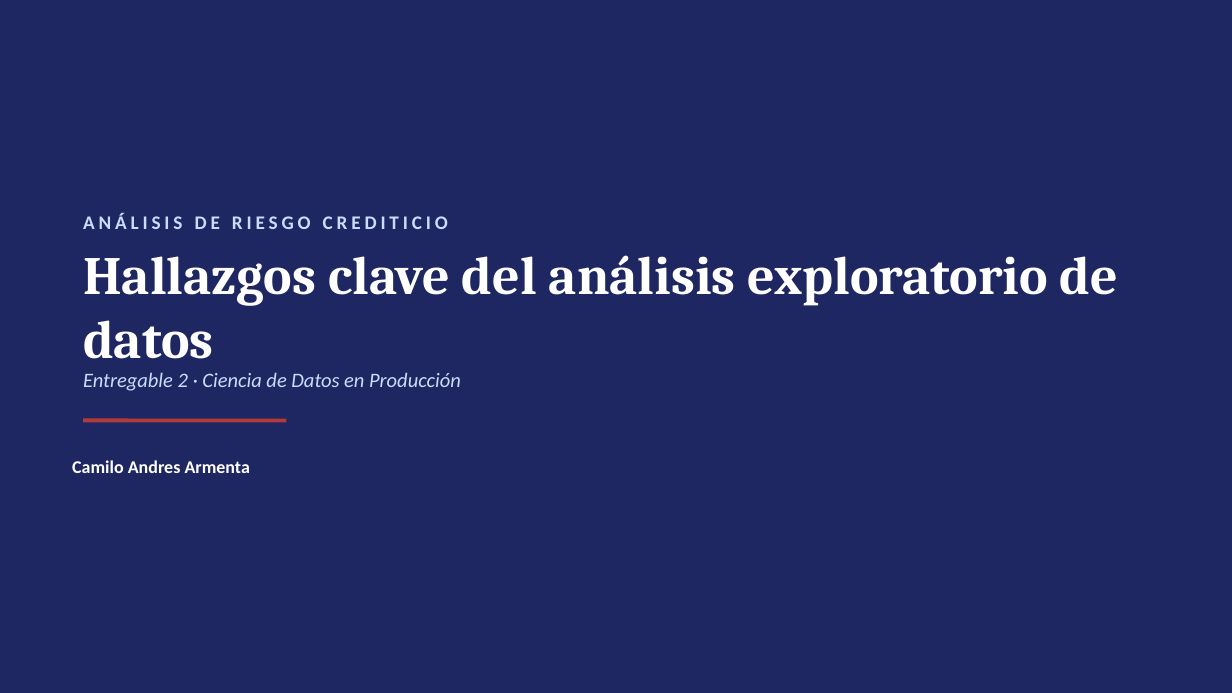
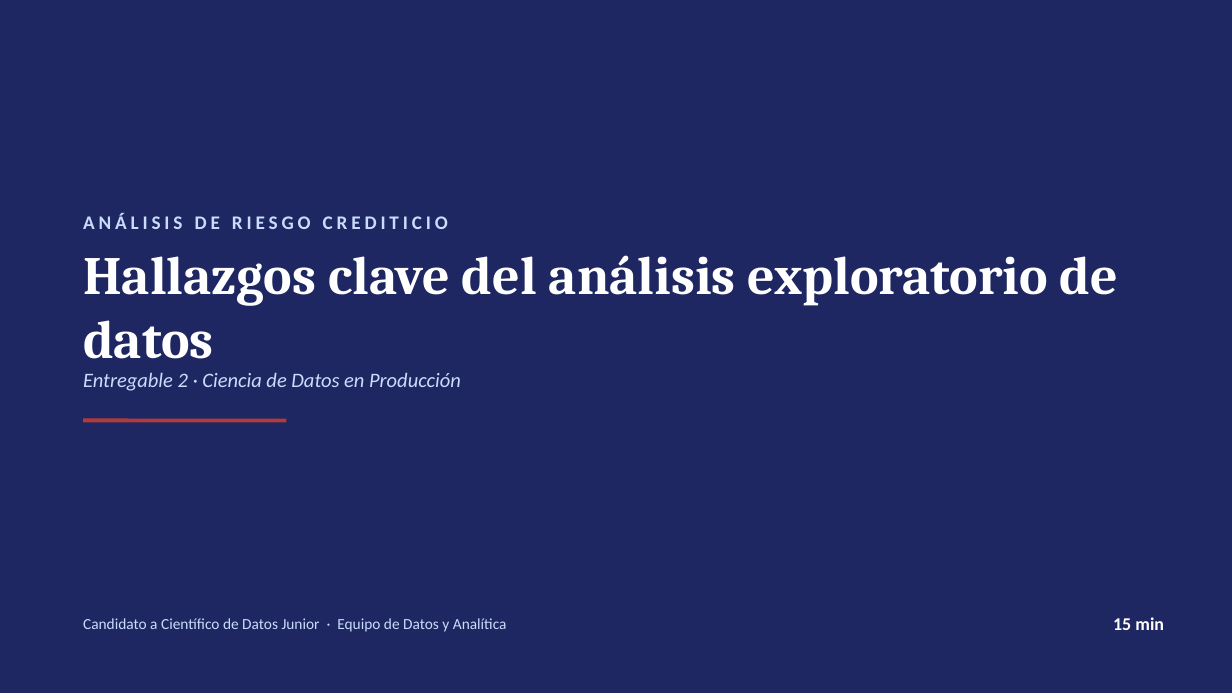
Before and after one commit to papiarcacamilo/MLOPS_CURSE, a slide deck: slide 1 of PRESENTACION.pptx. Drawn at 1232x693 pixels with LibreOffice and Linux fonts; fonts in the diff are those of the drawing. Boxes give left, top, right and bottom in pixels: in the first picture for what was removed or moved away, otherwise in the second. Text is boxed around its words. In the diff, an @@ line names an element or a change of style, - is before the commit and + after.

Commit message:
Diccionario de datos,  EDA completo

```diff
--- a/PRESENTACION.pptx
+++ b/PRESENTACION.pptx
@@ text removed at bbox=[72, 460, 250, 473] @@
-Camilo Andres Armenta
@@ text added at bbox=[83, 618, 507, 632], 12 pt, text #CADCFC @@
+Candidato a Científico de Datos Junior · Equipo de Datos y Analítica
@@ text added at bbox=[1113, 617, 1164, 630], 14 pt, text #FFFFFF, bold @@
+15 min
```
Also in this commit, not shown: 11 other slides changed, 4 slides added, 1 slide removed, 4 other files.
